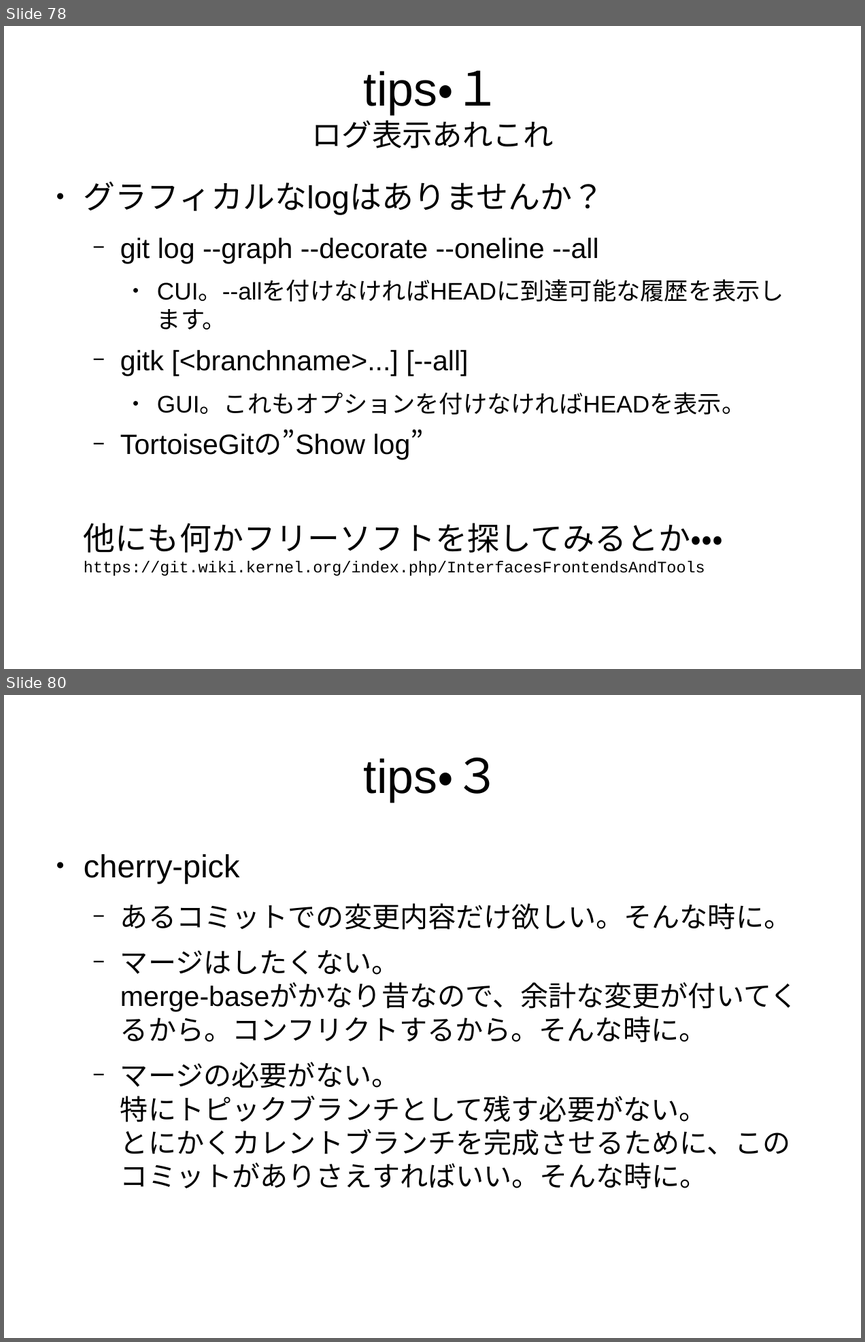
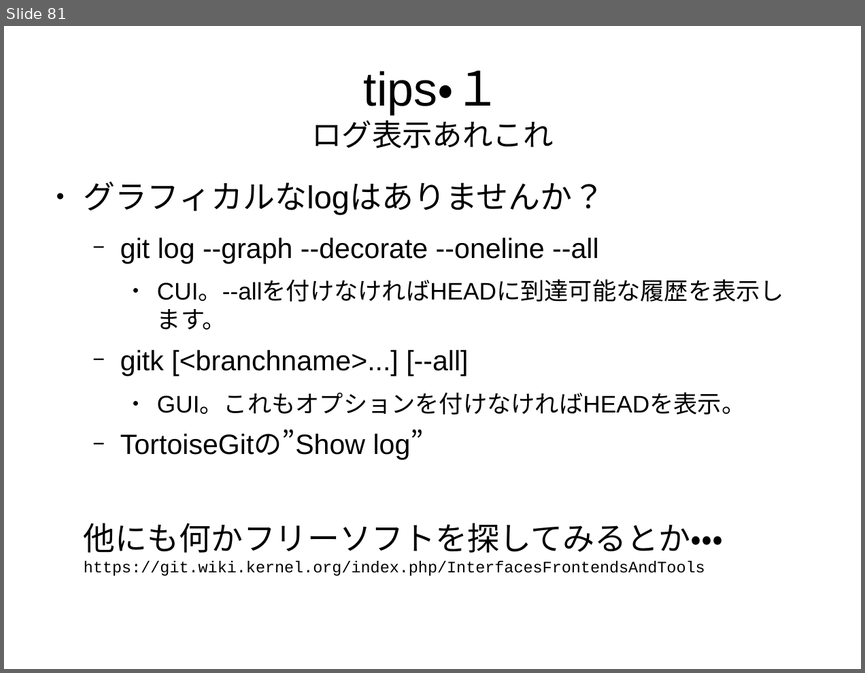
Before and after one commit to pneu/how_to_git, a slide deck: how_to_git.odp. Shown one above the other, each under a label of ours: slides 78 and 80 before the commit, slide 81 after it; the slides between them are not shown. The pictures are 865x1342 and 865x673 pixels, drawn with LibreOffice and Linux fonts; fonts in the diff are those of the drawing. Boxes give left, top, right and bottom in pixels: in the first picture for what was removed or moved away, otherwise in the second. Text is boxed around its words. In the diff, an @@ line names an element or a change of style, - is before the commit and + after.

```diff
--- a/how_to_git.odp
+++ b/how_to_git.odp
@@ slide 80 removed at box(4, 695, 861, 1338), background #FFFFFF @@
@@ title removed at box(364, 758, 501, 802) @@
-tips・３
@@ text removed at box(84, 854, 798, 1189) @@
-● cherry-pick
-  − あるコミットでの変更内容だけ欲しい。そんな時に。
-  − マージはしたくない。
-    merge-baseがかなり昔なので、余計な変更が付いてくるから。コンフリクトするから。そんな時に。
-  − マージの必要がない。
-    特にトピックブランチとして残す必要がない。
-    とにかくカレントブランチを完成させるために、このコミットがありさえすればいい。そんな時に。
@@ what was slide 78 is now slide 81 @@
```
Also in this commit, not shown: 6 slides changed, 4 slides added, 1 other slide removed.
